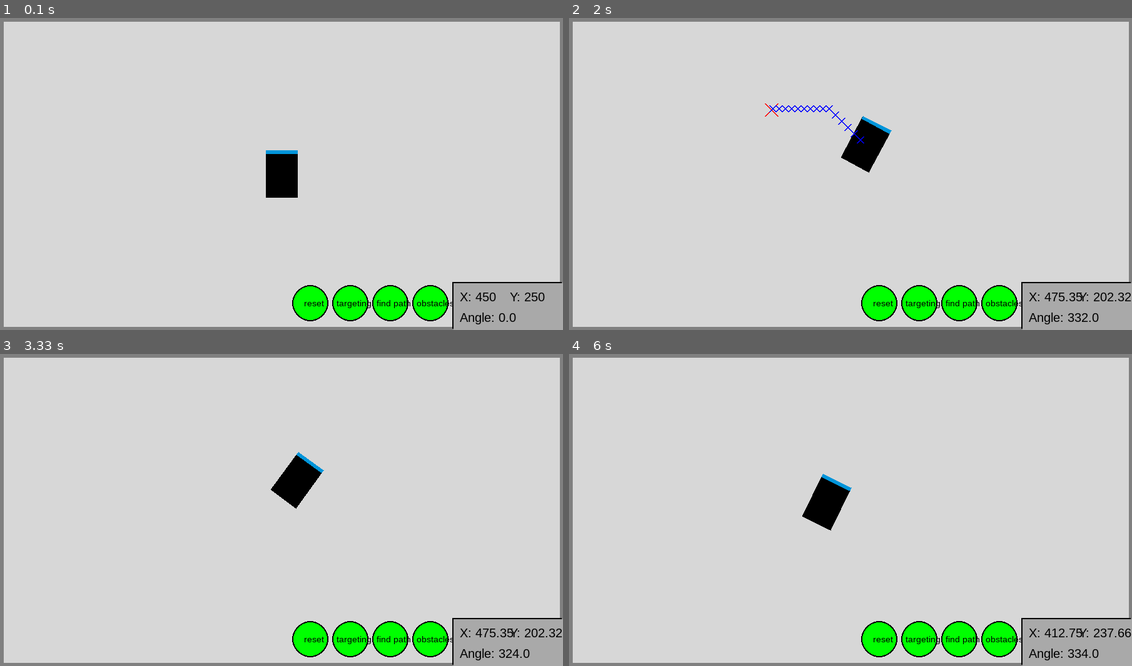
Above: before the commit, frames 1-4 (two rows, left to right).
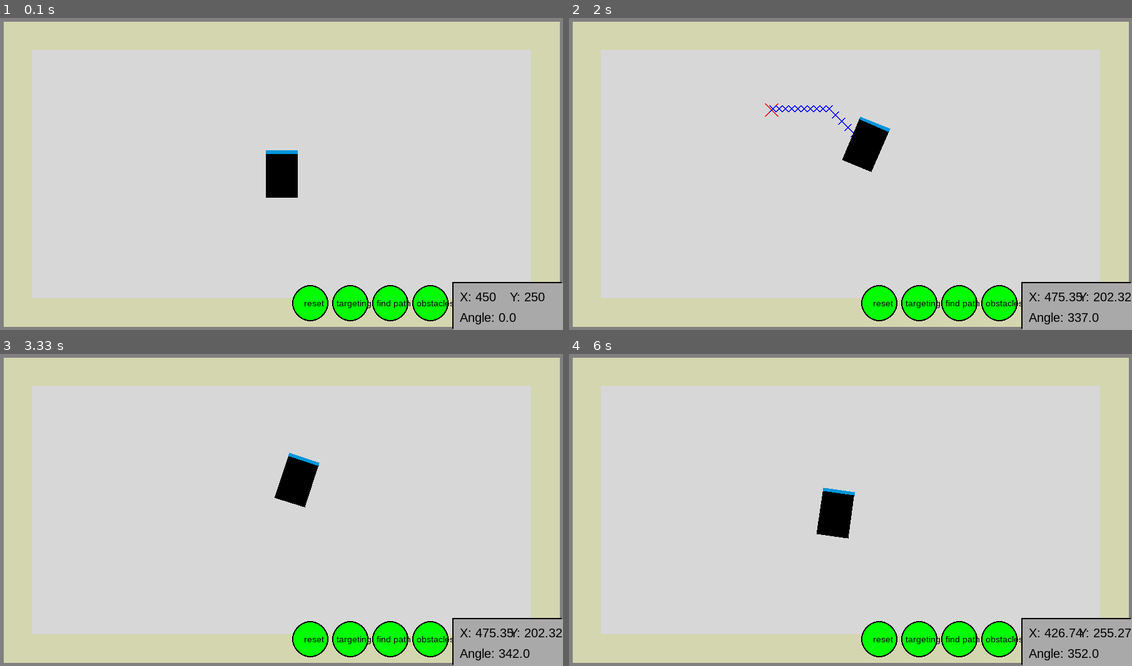
Above: after the commit, the same moments.

Repository: Wooyceps/mobile-robot-pygame-simulation
Game: pygame game, started from main.py
Two runs of this game, one before a commit and one after it. Both use one fixed random seed, a clock stepped at 60 frames per second and the inputs below.
Inputs (mouse positions are in pixels of both pictures, inside the frame that each line leads up to):
- Up to frame 1 (0.1 s): no input
- Up to frame 2 (2 s): press the mouse at (957, 301) at 0.37 s; move the mouse to (934, 273) at 0.47 s; release the mouse at (906, 242) at 0.6 s; hold Right 0.67-1.13 s; hold Up 1.17-1.47 s; press the mouse at (918, 301) at 1.53 s; move the mouse to (991, 295) at 1.63 s; release the mouse at (1064, 292) at 1.77 s; click (771, 108) at 1.88 s
- Up to frame 3 (3.33 s): press the mouse at (309, 637) at 2.2 s; move the mouse to (275, 581) at 2.3 s; release the mouse at (247, 525) at 2.43 s; hold Right 2.5-2.97 s; hold Left from 3 s (still down)
- Up to frame 4 (6 s): release Left at 3.53 s; hold Down 3.57-3.87 s; hold Left 3.9-4.3 s; hold Up 4.33-4.7 s; hold Right 4.73-5.37 s; hold Down 5.4-5.77 s; hold Left from 5.8 s (still down)

The runs differ from the first frame. In frame 1, 22% of the frame differs, in the area x 0-100%, y 1-99%; in frame 2, 23%; in frame 3, 23%; in frame 4, 23%.

Commit message:
finished full functionality with danger zones shown in yellow

Diff:
--- a/AMR.py
+++ b/AMR.py
@@ -34,13 +34,10 @@
         """
         Handle the movement of the AMR based on keyboard inputs or destination position.
         """
-        self.target = destination if (destination != self.target and destination) else self.target
-        if self.plan_trajectory and self.target:
+        if not self.buffer:
+            self.target = destination if (destination != self.target and destination) else self.target
+        if (self.plan_trajectory or self.buffer) and self.target:
             self.trajectory_planning()
-        if self.buffer:
-            pass
-            #self.target = self.buffer.pop(0)
-            #self.trajectory_planning()
         else:
             if keys[pg.K_UP]:
                 self.move_fwd_bwd(-1)
@@ -131,3 +128,5 @@
                 self.move_fwd_bwd(-1)
             else:
                 self.target = None
+                if self.buffer:
+                    self.target = self.buffer.pop(0)
--- a/assets.py
+++ b/assets.py
@@ -9,7 +9,7 @@
 BLACK = (0, 0, 0)
 AIUT_BLUE = (0, 149, 218)
 RED = (255, 0, 0)
-YELLOW = (255, 255, 0)
+ALARM_YELLOW = (212, 214, 175)
 DARK_GREY = (128, 128, 128)
 GREEN = (0, 255, 0)
 GREY = (169, 169, 169)
--- a/main.py
+++ b/main.py
@@ -40,7 +40,7 @@
         keys = pg.key.get_pressed()
         amr.handle_movement(keys, mouse_down)
         amr.map.handle_obstacles(mouse_down, mouse_up)
-        draw_simulation(amr, amr.map, amr.interface)
+        draw_simulation(amr.map, amr.interface, amr)
 
 
 if __name__ == "__main__":
--- a/map.py
+++ b/map.py
@@ -1,7 +1,7 @@
 import pygame as pg
 import numpy as np
 from time import time
-from assets import WIDTH, HEIGHT, WIN, BLACK, INTERFACE_HEIGHT, INTERFACE_WIDTH, FONT, GREEN, RED, DARK_GREY
+from assets import WIDTH, HEIGHT, WIN, BLACK, INTERFACE_HEIGHT, INTERFACE_WIDTH, FONT, GREEN, RED, DARK_GREY, ALARM_YELLOW
 from a_star import a_star_search
 
 
@@ -90,7 +90,7 @@
     def _is_in_danger_zone(self, pos, obstacle):
         x_range = sorted({point[0] for point in obstacle})
         y_range = sorted({point[1] for point in obstacle})
-        padding = self.amr.half_diag - 15
+        padding = self.amr.half_diag
         return (x_range[0] - padding) <= pos[0] <= (x_range[1] + padding) and \
                (y_range[0] - padding) <= pos[1] <= (y_range[1] + padding)
 
@@ -136,12 +136,26 @@
                 start = time()
                 path = a_star_search(self.downsized_grid, start_node, (int(self.target[0] // 10), int(self.target[1] // 10)))  # Swap x and y
                 self.amr.buffer = map_path_to_large_grid(path)
+                self.amr.target = self.amr.buffer.pop(0)
                 print(f"pathfinding a*: {time() - start} s")
                 print(self.amr.buffer)
                 self.enable_pathfinding = False
 
+    def draw_danger_zones(self):
+        h_d = self.amr.half_diag
+        for obstacle in self.obstacles:
+            x = []
+            y = []
+            for point in obstacle:
+                x.append(point[0])
+                y.append(point[1])
+            zone = ((min(x)-h_d, min(y)-h_d), (min(x)-h_d, max(y)+h_d), (max(x)+h_d, max(y)+h_d), (max(x)+h_d, min(y)-h_d))
+            pg.draw.polygon(WIN, ALARM_YELLOW, zone)
+
+
     def draw(self):
         if self.enable_map:
+            self.draw_danger_zones()
             self.draw_obstacles()
             self.draw_buttons()
             if self.enable_targeting or self.target:
